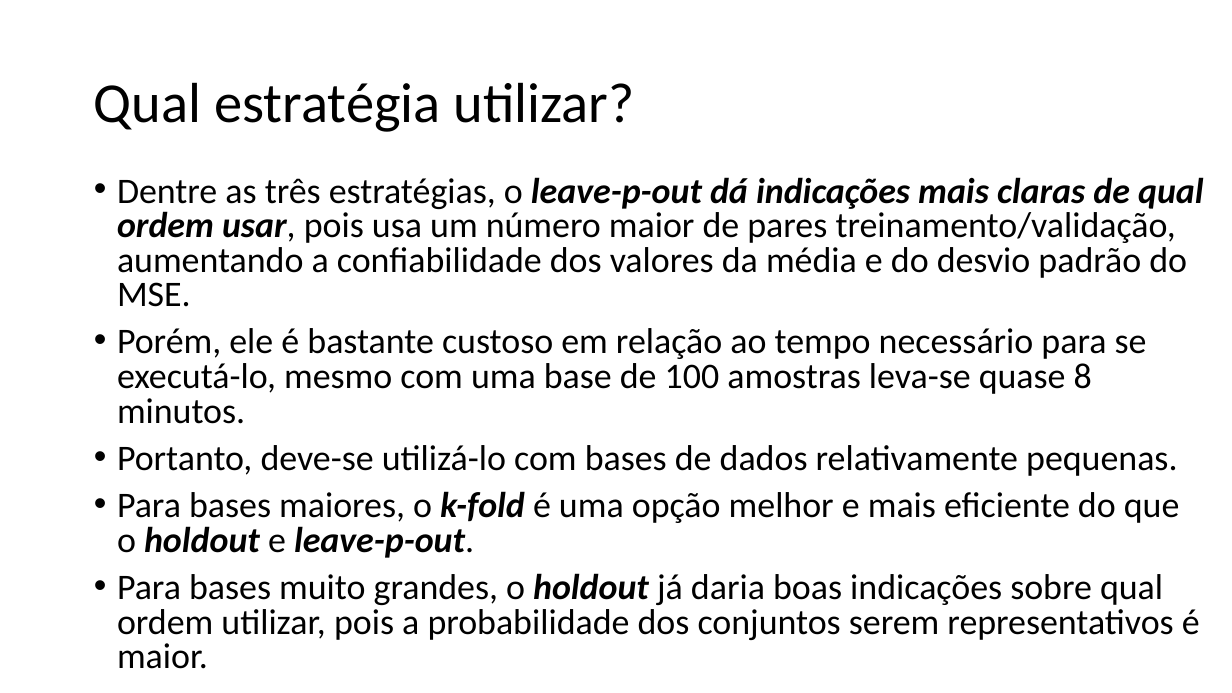
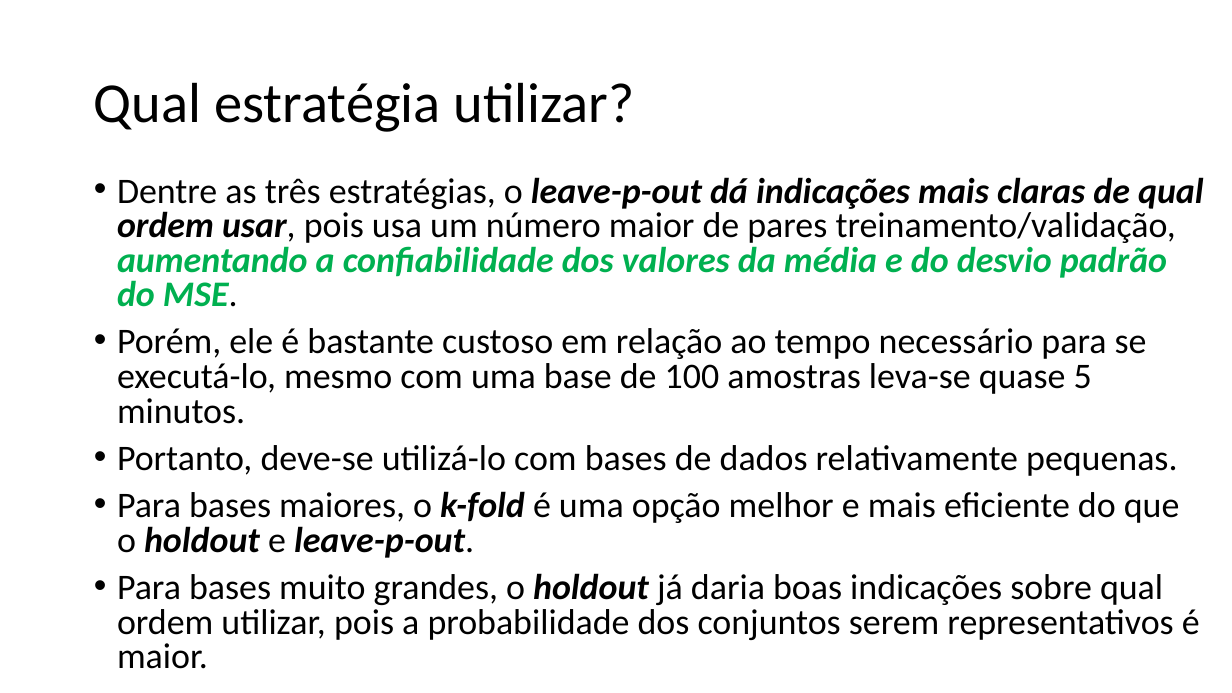
Before and after one commit to zz4fap/t319_aprendizado_de_maquina, a slide deck: slide 11 of slides/T319_Regressão_Linear (Parte V).pptx. Drawn at 1232x693 pixels with LibreOffice and Linux fonts; fonts in the diff are those of the drawing. Boxes give left, top, right and bottom in pixels: in the first picture for what was removed or moved away, otherwise in the second. Text is boxed around its words. In the diff, an @@ line names an element or a change of style, - is before the commit and + after.

```diff
--- a/slides/T319_Regressão_Linear (Parte V).pptx
+++ b/slides/T319_Regressão_Linear (Parte V).pptx
@@ text at <box>117,177,1204,307</box>: text colour #000000 to #00B050, bold on, italic on in "aumentando a confiabilidade dos valores da média ..." @@
@@ text at <box>117,328,1147,424</box>: text changed @@
-• Porém, ele é bastante custoso em relação ao tempo necessário para se executá-lo, mesmo com uma base de 100 amostras leva-se quase 8 minutos.
+• Porém, ele é bastante custoso em relação ao tempo necessário para se executá-lo, mesmo com uma base de 100 amostras leva-se quase 5 minutos.
```
Also in this commit, not shown: 8 other slides changed, 3 other files.
